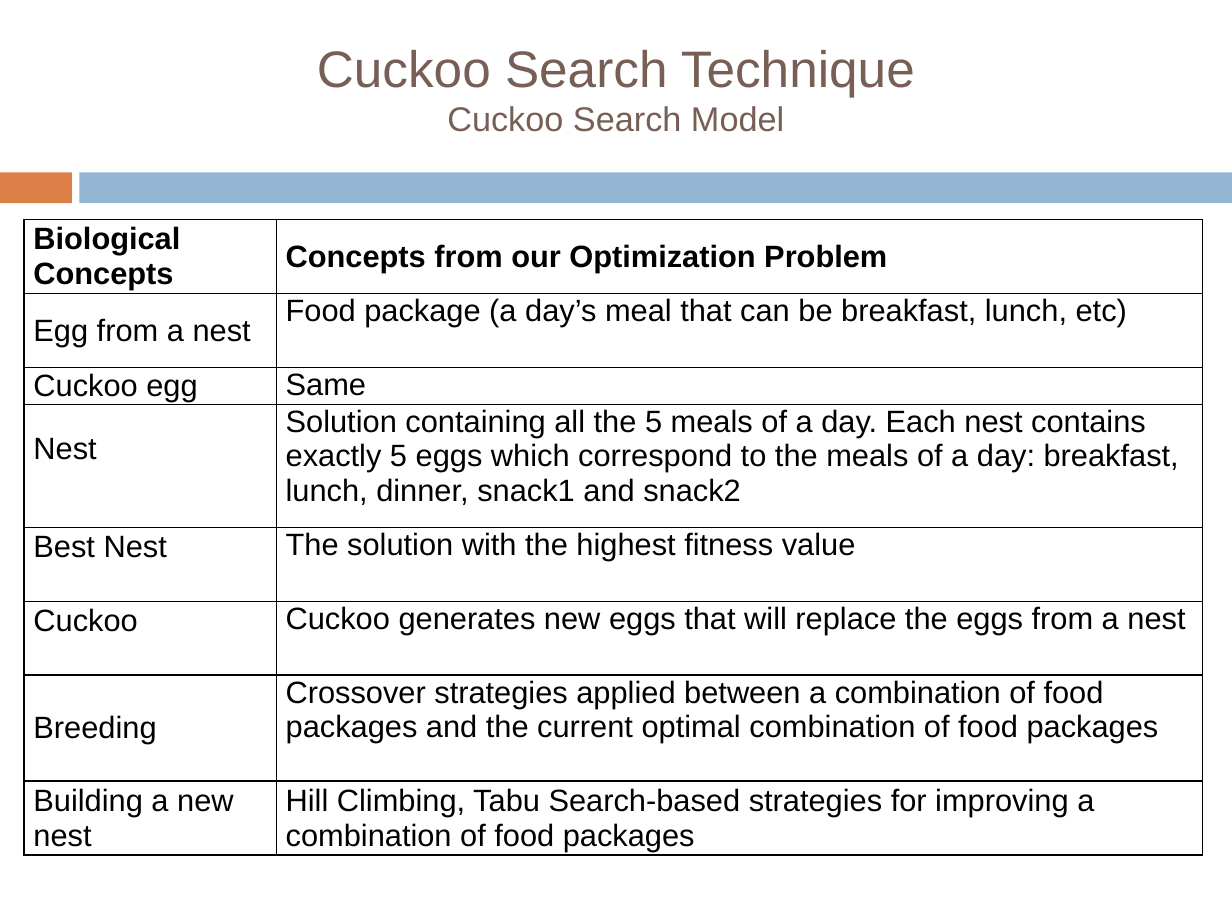
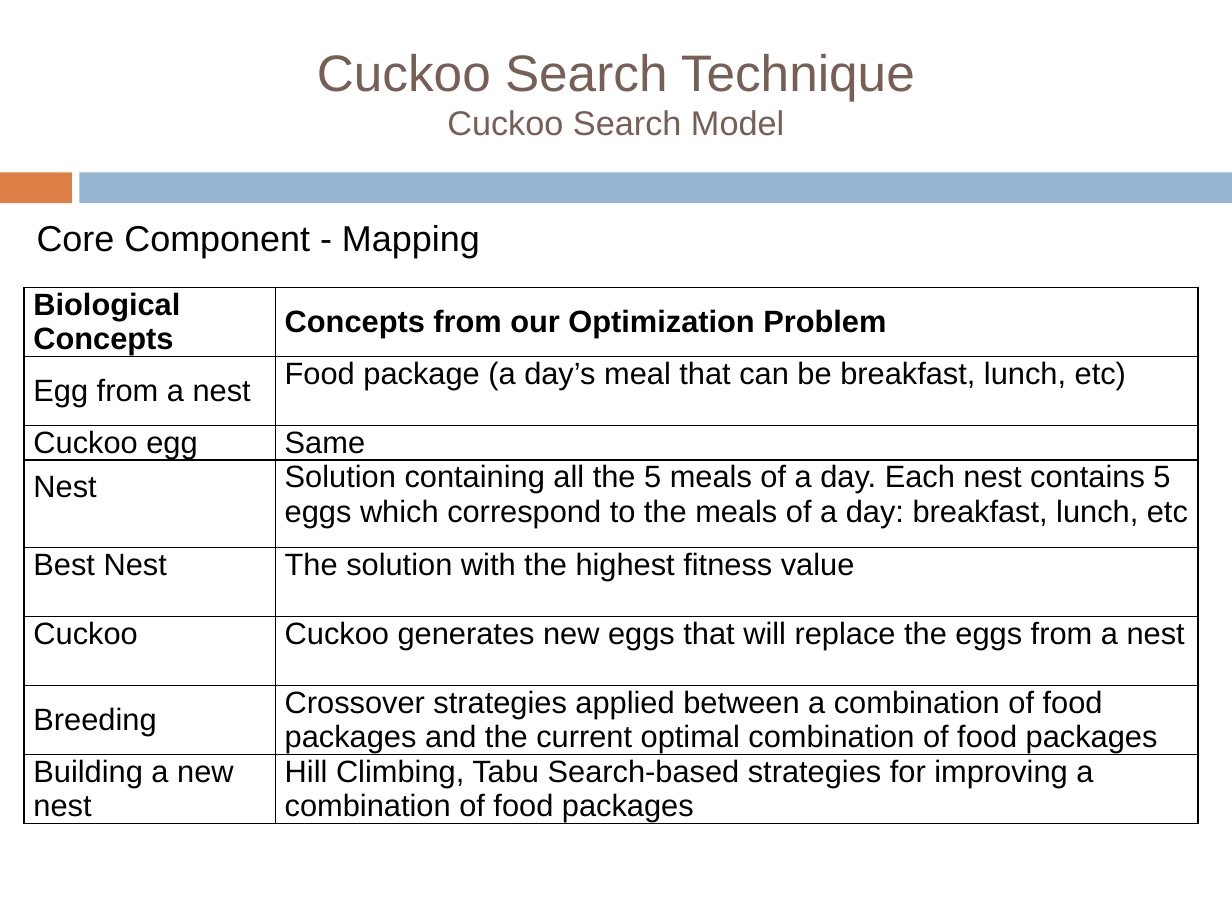
Before and after one commit to tiberiu-b/Diet4EldersDocumentation, a slide deck: slide 17 of Prezentare/TiberiuBoros.pptx (slide 18 before the commit). Drawn at 1232x924 pixels with LibreOffice and Linux fonts; fonts in the diff are those of the drawing; background and template pictures are left out. Boxes give left, top, right and bottom in pixels: in the first picture for what was removed or moved away, otherwise in the second. Text is boxed around its words. In the diff, an @@ line names an element or a change of style, - is before the commit and + after.

Commit message:
asd

```diff
--- a/Prezentare/TiberiuBoros.pptx
+++ b/Prezentare/TiberiuBoros.pptx
@@ title "Cuckoo Search Technique Cuckoo Search ..." at [317,54,915,136]: list level 2 to 1 in "Cuckoo Search Technique Cuckoo Search ..." @@
@@ text added at [37,225,480,258], 21 pt, text #000000 @@
+Core Component - Mapping
@@ table at [25,287,1199,855] @@
-row 4, column 2: Solution containing all the 5 meals of a day. Each nest contains exactly 5 eggs which correspond to the meals of a day: breakfast, lunch, dinner, snack1 and snack2
+row 4, column 2: Solution containing all the 5 meals of a day. Each nest contains 5 eggs which correspond to the meals of a day: breakfast, lunch, etc
@@ table: place and size @@
-table at [25,219,1204,855]
+table at [25,287,1199,855]
```
Also in this commit, not shown: 11 other slides changed, 1 slide removed.
